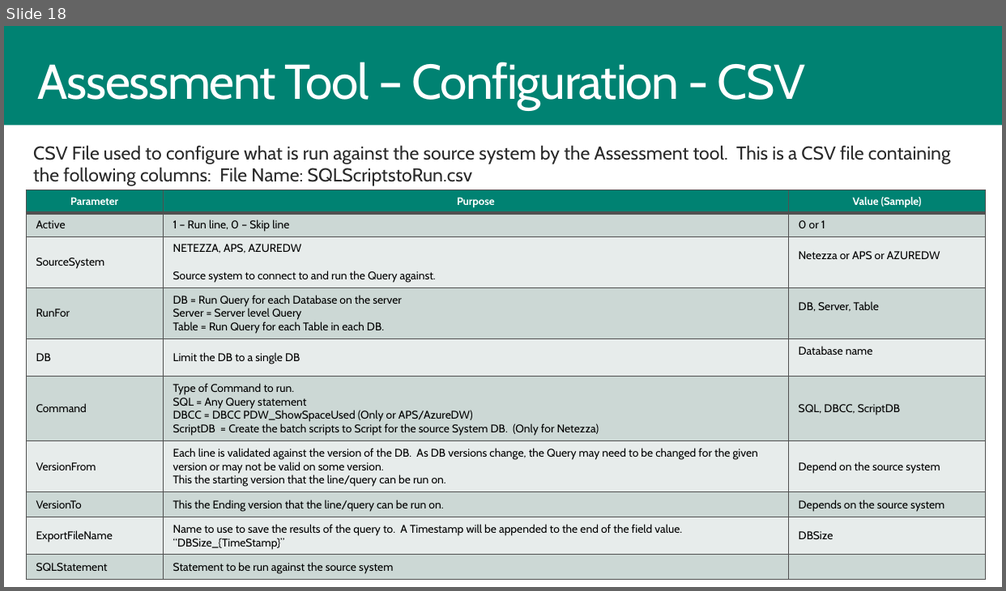
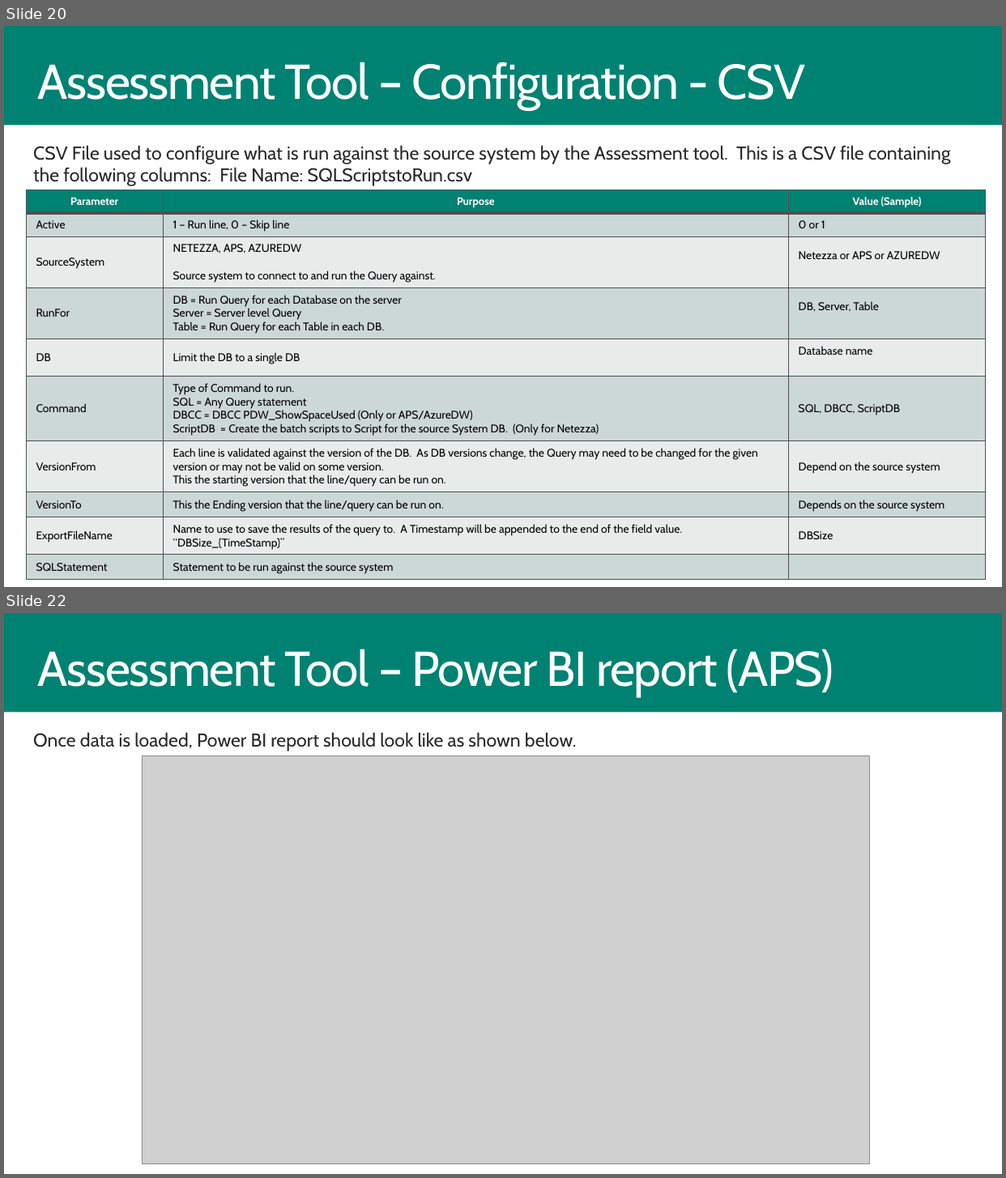
Before and after one commit to microsoft/AzureSynapseScriptsAndAccelerators, a slide deck: Assessment/AssessmentTool.pptx. Shown one above the other, each under a label of ours: slide 18 before the commit, slides 20 and 22 after it; the slides between them are not shown. The pictures are 1006x591 and 1006x1178 pixels, drawn with LibreOffice and Linux fonts; fonts in the diff are those of the drawing; grey boxes stand for pictures; background and template pictures are left out. Boxes give left, top, right and bottom in pixels: in the first picture for what was removed or moved away, otherwise in the second. Text is boxed around its words. In the diff, an @@ line names an element or a change of style, - is before the commit and + after.

```diff
--- a/Assessment/AssessmentTool.pptx
+++ b/Assessment/AssessmentTool.pptx
@@ slide 22 added at [4,613,1002,1174], background #FFFFFF; not listed: 1 template element that a slide beside it also shows @@
@@ text added at [38,649,834,697], 48 pt, text #FFFFFF @@
+Assessment Tool – Power BI report (APS)
@@ text added at [33,732,577,752], 18.4 pt, text #292929 @@
+Once data is loaded, Power BI report should look like as shown below.
@@ picture added at [142,756,869,1165] @@
@@ what was slide 18 is now slide 20 @@
```
Also in this commit, not shown: 2 slides changed, 3 other slides added, 36 other files.
